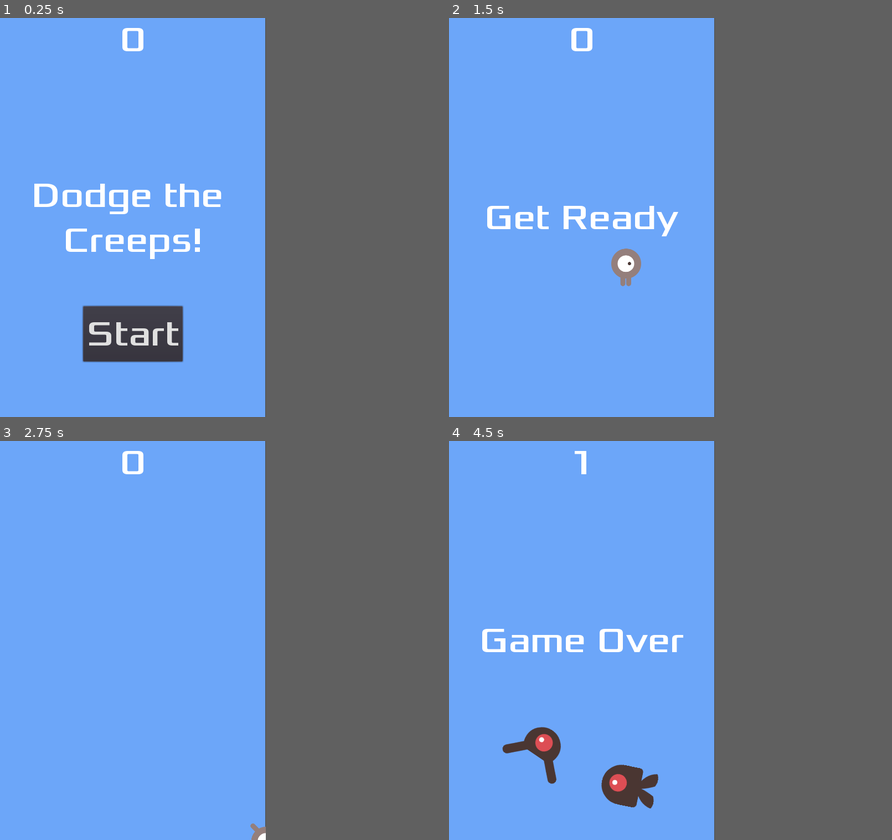
Above: before the commit, frames 1-4 (two rows, left to right).
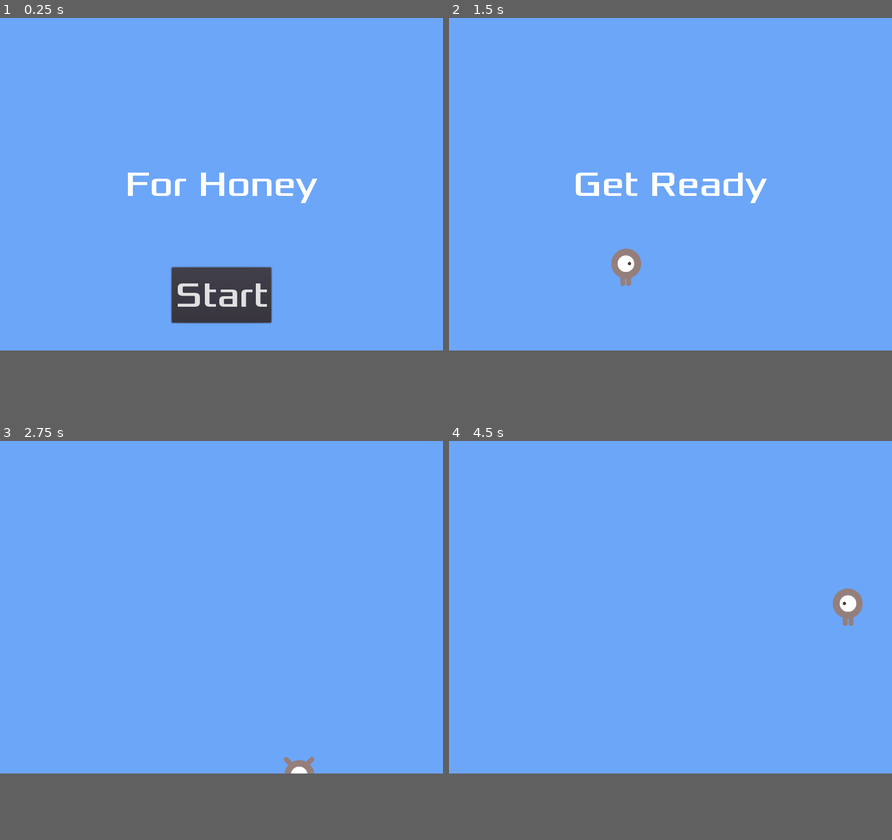
Above: after the commit, the same moments.

Repository: bristol-pride-game-jam/Honey
Game: Godot game, scene res://Main.tscn
The game is run twice, just before and just after one commit, with the same random seed, the same clock (stepped at 60 frames per second) and the same inputs.
Inputs:
- Up to frame 1 (0.25 s): no input
- Up to frame 2 (1.5 s): click "Start" at 0.5 s; tap Enter at 1.25 s; hold Right (ui_right) from 1.28 s (still down)
- Up to frame 3 (2.75 s): release Right (ui_right) at 2.03 s; hold Down (ui_down) from 2.03 s (still down)
- Up to frame 4 (4.5 s): release Down (ui_down) at 2.78 s; hold Right (ui_right) 2.78-3.53 s; hold Up (ui_up) 3.53-4.28 s; hold Left (ui_left) from 4.28 s (still down)
In our replay, the window is 480x720 before the commit and 800x600 after it. These sizes can differ from the game's own. Grey fills any space a smaller window leaves; there, only what the larger window draws over its background counts as a difference.

The runs differ from the first frame. In frame 1, 9.2% of the frame differs, in the area x 7-72%, y 0-100%; in frame 2, 2.4%; in frame 3, 0.6%; in frame 4, 3.4%.

Commit message:
Prepared game for next version

Diff:
--- a/HUD.gd
+++ b/HUD.gd
@@ -23,9 +23,6 @@
 	yield(get_tree().create_timer(1), 'timeout')
 	$StartButton.show()
 
-func update_score(score):
-	$ScoreLabel.text = str(score)
-
 # When the start button is pressed
 func _on_StartButton_pressed():
 	$StartButton.hide()
--- a/HUD.tscn
+++ b/HUD.tscn
@@ -1,11 +1,7 @@
-[gd_scene load_steps=8 format=2]
+[gd_scene load_steps=7 format=2]
 
 [ext_resource path="res://HUD.gd" type="Script" id=1]
 [ext_resource path="res://fonts/Xolonium-Regular.ttf" type="DynamicFontData" id=2]
-
-[sub_resource type="DynamicFont" id=1]
-size = 64
-font_data = ExtResource( 2 )
 
 [sub_resource type="DynamicFont" id=2]
 size = 64
@@ -24,22 +20,17 @@
 [node name="HUD" type="CanvasLayer"]
 script = ExtResource( 1 )
 
-[node name="ScoreLabel" type="Label" parent="."]
-anchor_right = 1.0
-margin_bottom = 78.0
-custom_fonts/font = SubResource( 1 )
-text = "0"
-align = 1
-
 [node name="MessageLabel" type="Label" parent="."]
+anchor_left = 0.5
 anchor_top = 0.5
-anchor_right = 1.0
+anchor_right = 0.5
 anchor_bottom = 0.5
+margin_left = -400.0
 margin_top = -79.5
+margin_right = 400.0
 margin_bottom = 79.5
 custom_fonts/font = SubResource( 2 )
-text = "Dodge the
-Creeps!"
+text = "For Honey"
 align = 1
 valign = 1
 
@@ -49,9 +40,9 @@
 anchor_right = 0.5
 anchor_bottom = 1.0
 margin_left = -90.0
-margin_top = -200.0
+margin_top = -150.0
 margin_right = 90.0
-margin_bottom = -100.0
+margin_bottom = -50.0
 custom_fonts/font = SubResource( 3 )
 shortcut = SubResource( 5 )
 text = "Start"
--- a/Main.gd
+++ b/Main.gd
@@ -1,9 +1,5 @@
 extends Node
 
-# Lets us choose the Mob node we want
-# PackageScene is a high level abstraction over different scene types
-# This lets us load the Mob scene from the file system here
-export (PackedScene) var Mob
 var score
 
 func _ready():
@@ -14,7 +10,6 @@
 func new_game():
 	score = 0
 	$Player.start($StartPosition.position)
-	$HUD.update_score(score)
 	$HUD.show_message("Get Ready")
 	$Music.play()
 	$StartTimer.start()
@@ -22,40 +17,10 @@
 # Trigged by the "hit" signal on the player
 func game_over():
 	$ScoreTimer.stop()
-	$MobTimer.stop()
 	$HUD.show_game_over()
 	$Music.stop()
-	$DeathSound.play()
+	$EndSound.play()
 
 # When the start timer finishes (one shot)
 func _on_StartTimer_timeout():
-	# Start the other 2 timers
-	$MobTimer.start()
-	$ScoreTimer.start()
-
-# When the score timer loops
-func _on_ScoreTimer_timeout():
-	# You score by surviving, 1 point per second
-	score += 1
-	$HUD.update_score(score)
-
-# When the mob timer loops
-func _on_MobTimer_timeout():
-	# Choose a random location on Path2D, which is at the borders of the game area
-	$MobPath/MobSpawnLocation.set_offset(randi())
-	# Create a Mob instance and add it to the scene.
-	var mob = Mob.instance()
-	add_child(mob)
-	# Set the mob's direction perpendicular to the path direction.
-	var direction = $MobPath/MobSpawnLocation.rotation + PI / 2
-	# Set the mob's position to a random location.
-	mob.position = $MobPath/MobSpawnLocation.position
-	# Add some randomness to the direction.
-	direction += rand_range(-PI / 4, PI / 4)
-	mob.rotation = direction
-	# Set the velocity (speed & direction).
-	mob.linear_velocity = Vector2(rand_range(mob.min_speed, mob.max_speed), 0)
-	mob.linear_velocity = mob.linear_velocity.rotated(direction)
-	# Connects a new even to the mob to be fired when the game starts
-	# We have to do this as the mob won't exist until it's generated above
-	$HUD.connect("start_game", mob, "_on_start_game")
+	pass # Do nothing
--- a/Main.tscn
+++ b/Main.tscn
@@ -1,32 +1,20 @@
-[gd_scene load_steps=8 format=2]
+[gd_scene load_steps=6 format=2]
 
 [ext_resource path="res://Main.gd" type="Script" id=1]
-[ext_resource path="res://Mob.tscn" type="PackedScene" id=2]
-[ext_resource path="res://Player.tscn" type="PackedScene" id=3]
-[ext_resource path="res://HUD.tscn" type="PackedScene" id=4]
-[ext_resource path="res://art/House In a Forest Loop.ogg" type="AudioStream" id=5]
-[ext_resource path="res://art/gameover.wav" type="AudioStream" id=6]
-
-[sub_resource type="Curve2D" id=1]
-_data = {
-"points": PoolVector2Array( 0, 0, 0, 0, 0, 0, 0, 0, 0, 0, 480, 0, 0, 0, 0, 0, 480, 720, 0, 0, 0, 0, 0, 720, 0, 0, 0, 0, 0, 0 )
-}
+[ext_resource path="res://Player.tscn" type="PackedScene" id=2]
+[ext_resource path="res://HUD.tscn" type="PackedScene" id=3]
+[ext_resource path="res://art/House In a Forest Loop.ogg" type="AudioStream" id=4]
+[ext_resource path="res://art/gameover.wav" type="AudioStream" id=5]
 
 [node name="Main" type="Node2D"]
 script = ExtResource( 1 )
-Mob = ExtResource( 2 )
 
 [node name="ColorRect" type="ColorRect" parent="."]
-margin_right = 479.0
-margin_bottom = 720.0
+margin_right = 800.0
+margin_bottom = 601.0
 color = Color( 0.423529, 0.65098, 0.976471, 1 )
 
-[node name="Player" parent="." instance=ExtResource( 3 )]
-
-[node name="MobTimer" type="Timer" parent="."]
-wait_time = 0.5
-
-[node name="ScoreTimer" type="Timer" parent="."]
+[node name="Player" parent="." instance=ExtResource( 2 )]
 
 [node name="StartTimer" type="Timer" parent="."]
 wait_time = 2.0
@@ -35,20 +23,13 @@
 [node name="StartPosition" type="Position2D" parent="."]
 position = Vector2( 240, 450 )
 
-[node name="MobPath" type="Path2D" parent="."]
-curve = SubResource( 1 )
-
-[node name="MobSpawnLocation" type="PathFollow2D" parent="MobPath"]
-
-[node name="HUD" parent="." instance=ExtResource( 4 )]
+[node name="HUD" parent="." instance=ExtResource( 3 )]
 
 [node name="Music" type="AudioStreamPlayer" parent="."]
+stream = ExtResource( 4 )
+
+[node name="EndSound" type="AudioStreamPlayer" parent="."]
 stream = ExtResource( 5 )
-
-[node name="DeathSound" type="AudioStreamPlayer" parent="."]
-stream = ExtResource( 6 )
 [connection signal="hit" from="Player" to="." method="game_over"]
-[connection signal="timeout" from="MobTimer" to="." method="_on_MobTimer_timeout"]
-[connection signal="timeout" from="ScoreTimer" to="." method="_on_ScoreTimer_timeout"]
 [connection signal="timeout" from="StartTimer" to="." method="_on_StartTimer_timeout"]
 [connection signal="start_game" from="HUD" to="." method="new_game"]
--- a/Mob.gd
+++ /dev/null
@@ -1,22 +0,0 @@
-extends RigidBody2D
-
-# "export" makes this valuable available in the inspector, so we can play about with it quickly
-export var min_speed = 150  # Minimum speed range.
-export var max_speed = 250  # Maximum speed range.
-
-var mob_types = ["walk", "swim", "fly"] # Matches animations in the AnimatedSprite
-
-# Runs when the node enters the scene tree
-func _ready():
-	# "randi" creates a random integer
-	#  So the below chooses a random 1 of the 3 sprites as the animation
-	$AnimatedSprite.animation = mob_types[randi() % mob_types.size()]
-
-# When the node leaves the screen, delete it
-# Queues the node for deletion, including all child nodes
-func _on_Visibility_screen_exited():
-	queue_free()
-
-# Delete this mob when a new game is started, clearing the screen
-func _on_start_game():
-	queue_free()
--- a/Mob.tscn
+++ /dev/null
@@ -1,48 +0,0 @@
-[gd_scene load_steps=10 format=2]
-
-[ext_resource path="res://Mob.gd" type="Script" id=1]
-[ext_resource path="res://art/enemyFlyingAlt_1.png" type="Texture" id=2]
-[ext_resource path="res://art/enemyFlyingAlt_2.png" type="Texture" id=3]
-[ext_resource path="res://art/enemySwimming_1.png" type="Texture" id=4]
-[ext_resource path="res://art/enemySwimming_2.png" type="Texture" id=5]
-[ext_resource path="res://art/enemyWalking_1.png" type="Texture" id=6]
-[ext_resource path="res://art/enemyWalking_2.png" type="Texture" id=7]
-
-[sub_resource type="SpriteFrames" id=1]
-animations = [ {
-"frames": [ ExtResource( 2 ), ExtResource( 3 ) ],
-"loop": true,
-"name": "fly",
-"speed": 3.0
-}, {
-"frames": [ ExtResource( 4 ), ExtResource( 5 ) ],
-"loop": true,
-"name": "swim",
-"speed": 4.0
-}, {
-"frames": [ ExtResource( 6 ), ExtResource( 7 ) ],
-"loop": true,
-"name": "walk",
-"speed": 4.0
-} ]
-
-[sub_resource type="CapsuleShape2D" id=2]
-radius = 37.0982
-height = 25.1381
-
-[node name="Mob" type="RigidBody2D"]
-collision_mask = 0
-gravity_scale = 0.0
-script = ExtResource( 1 )
-
-[node name="AnimatedSprite" type="AnimatedSprite" parent="."]
-scale = Vector2( 0.75, 0.75 )
-frames = SubResource( 1 )
-animation = "walk"
-playing = true
-
-[node name="CollisionShape2D" type="CollisionShape2D" parent="."]
-rotation = 1.5708
-shape = SubResource( 2 )
-
-[node name="Visibility" type="VisibilityNotifier2D" parent="."]
--- a/project.godot
+++ b/project.godot
@@ -21,8 +21,7 @@
 
 [display]
 
-window/size/width=480
-window/size/height=720
+window/size/width=800
 
 [rendering]
 
